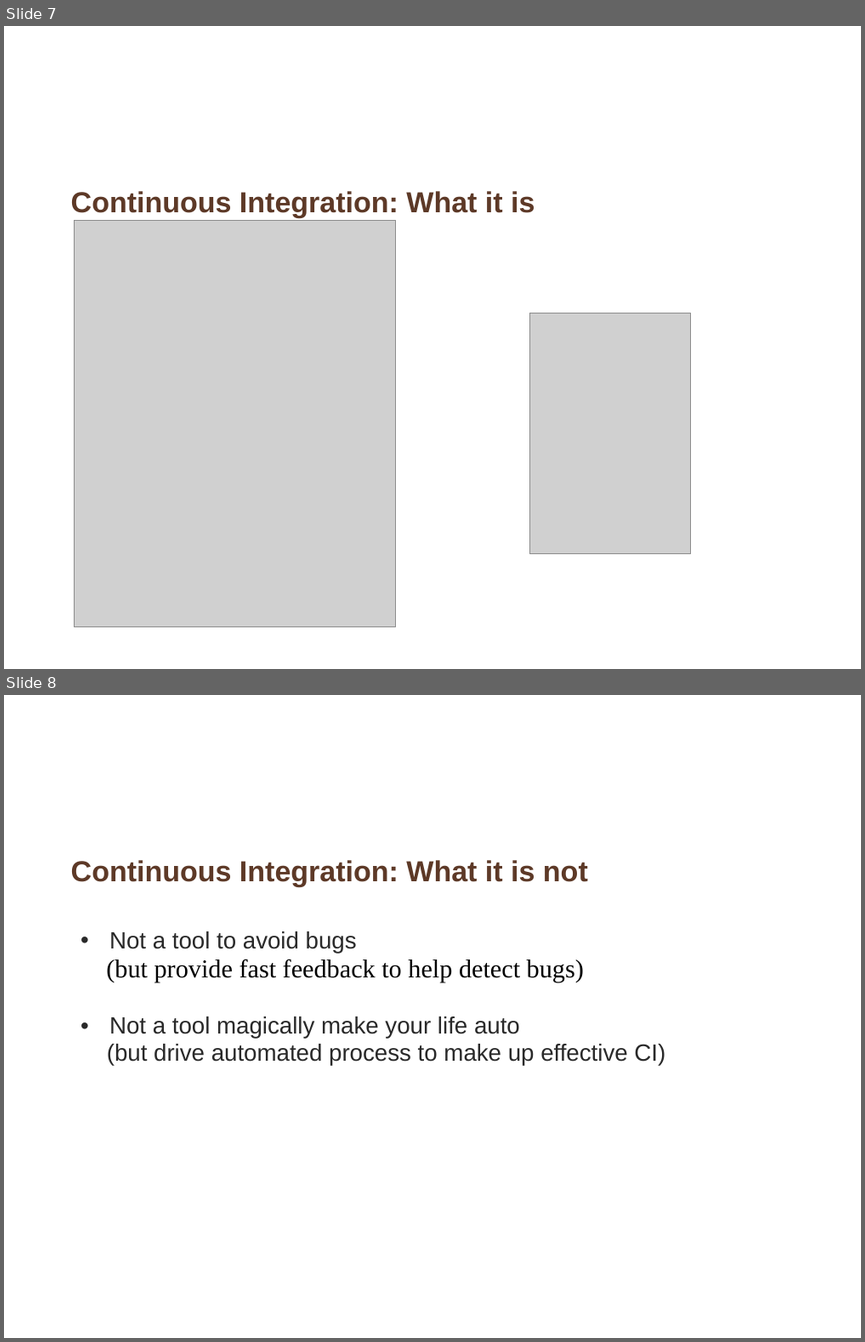
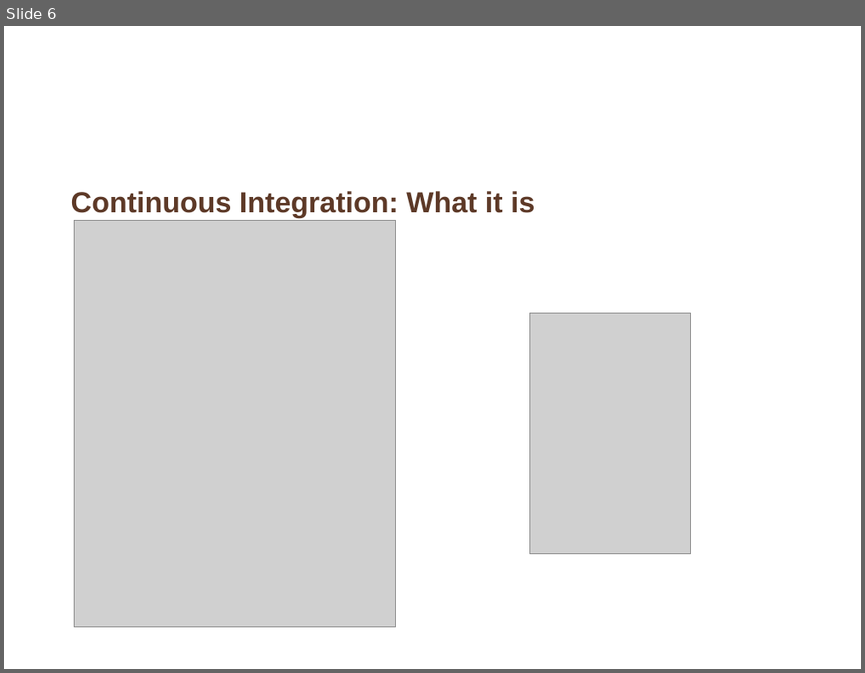
Before and after one commit to whimet/cruisetraining, a slide deck: Introduction_continuous_integration.ppt. Shown one above the other, each under a label of ours: slides 7 and 8 before the commit, slide 6 after it. The pictures are 865x1342 and 865x673 pixels, drawn with LibreOffice and Linux fonts; fonts in the diff are those of the drawing; grey boxes stand for pictures; background and template pictures are left out. Boxes give left, top, right and bottom in pixels: in the first picture for what was removed or moved away, otherwise in the second. Text is boxed around its words. In the diff, an @@ line names an element or a change of style, - is before the commit and + after.

```diff
--- a/Introduction_continuous_integration.ppt
+++ b/Introduction_continuous_integration.ppt
@@ slide 8 removed at [4,695,861,1338], background picture (left out) @@
@@ title removed at [71,860,588,886] @@
-Continuous Integration: What it is not
@@ text removed at [106,931,665,1065] @@
-  • Not a tool to avoid bugs
-  (but provide fast feedback to help detect bugs)
-  • Not a tool magically make your life auto
-  (but drive automated process to make up effective CI)
@@ what was slide 7 is now slide 6 @@
```
Also in this commit, not shown: 2 slides changed, 11 slides added, 8 other slides removed.
